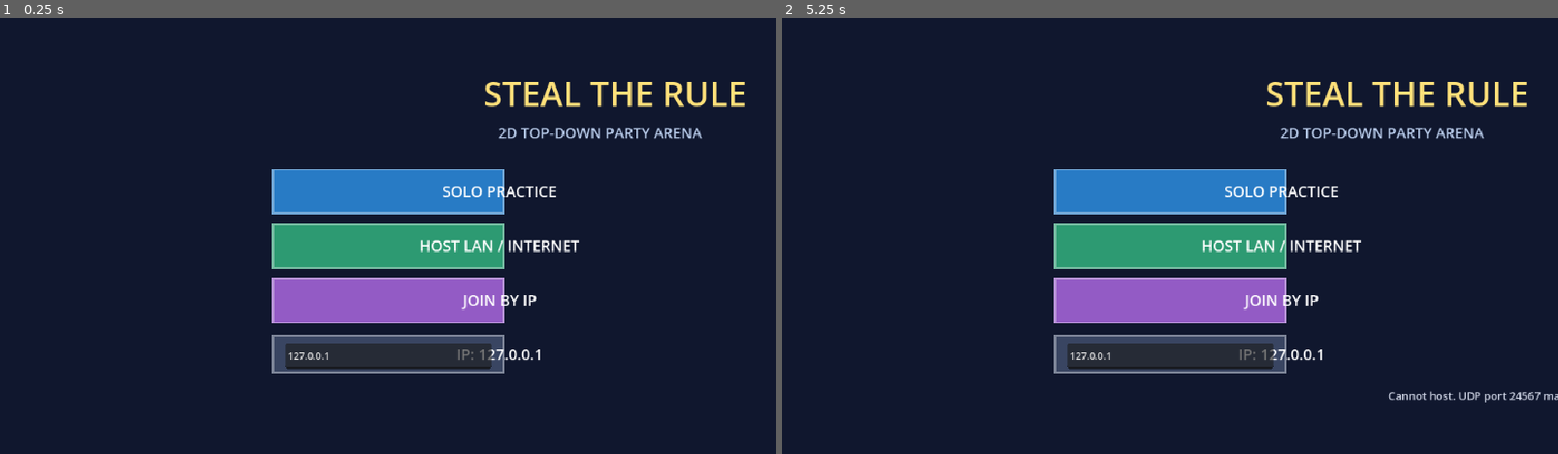
Above: before the commit, frames 1-2 (left to right).
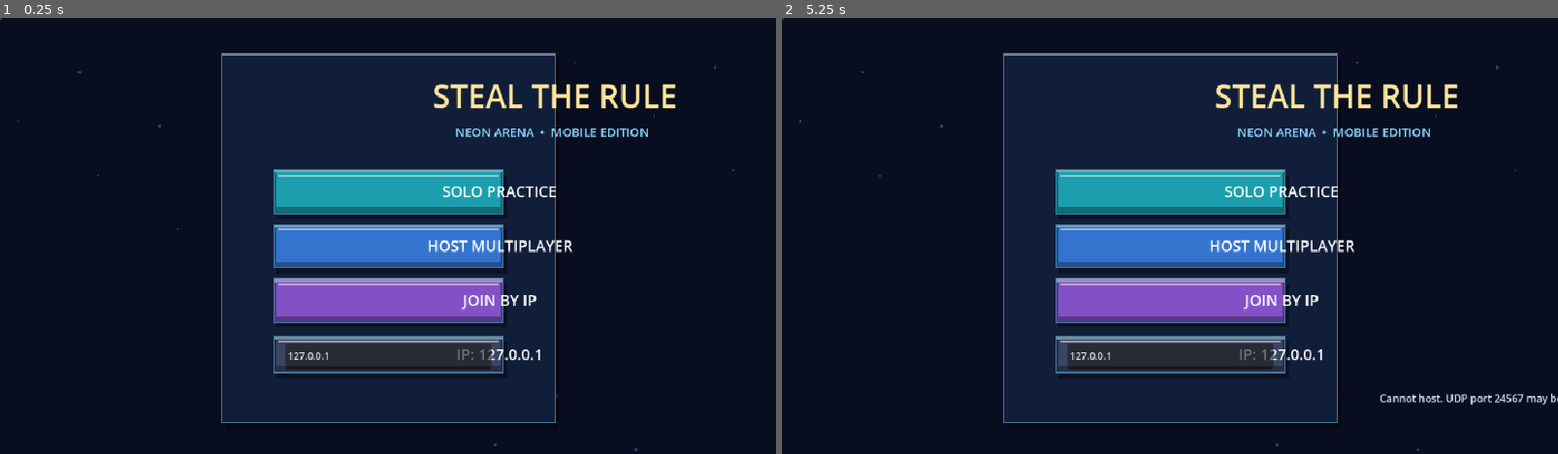
Above: after the commit, the same moments.

Repository: mohamedfikrey9/STR
Game: Godot game, scene res://main.tscn
The game is run twice, just before and just after one commit, with the same random seed, the same clock (stepped at 60 frames per second) and the same inputs.
Inputs (mouse positions are in pixels of both pictures, inside the frame that each line leads up to):
- Up to frame 1 (0.25 s): no input
- Up to frame 2 (5.25 s): tap Enter at 0.5, 0.6, 2, 3.5, 5.1 s; move the mouse to (1340, 214) at 0.52 s; hold Right (ui_right) 0.53-1.25 s; click (1340, 214) at 0.67 s; tap Space at 0.77, 1.25, 2.75, 3.77, 4.25 s; drag from (1014, 257) to (1131, 323) at 1.27 s; move the mouse to (1247, 140) at 2.02 s; hold Right (ui_right) 2.03-2.75 s; tap E at 2.1 s; drag from (1131, 323) to (937, 170) at 2.77 s; move the mouse to (1402, 301) at 3.52 s; hold Left (ui_left) 3.53-4.25 s; tap Backspace at 3.6 s; drag from (937, 170) to (1053, 127) at 4.27 s; move the mouse to (1208, 236) at 5.02 s; hold Down (ui_down) from 5.03 s (still down); click (1208, 236) at 5.17 s

The runs differ from the first frame. In frame 1, 12% of the frame differs, in the area x 0-96%, y 0-100%; in frame 2, 12%, in the area x 0-100%, y 0-100%.

Commit message:
Redesign arena, characters, buttons and HUD with layered pseudo-3D visuals

Diff:
--- a/scripts/main.gd
+++ b/scripts/main.gd
@@ -34,6 +34,8 @@
 var mouse_stick := false
 var last_winner := ""
 var random := RandomNumberGenerator.new()
+var visual_time := 0.0
+var touch_debug := ""
 
 func _ready() -> void:
     random.randomize()
@@ -55,6 +57,7 @@
     queue_redraw()
 
 func _process(delta: float) -> void:
+    visual_time += delta
     if mode == "play":
         if multiplayer.is_server() or multiplayer.multiplayer_peer == null:
             _simulate(delta)
@@ -370,6 +373,7 @@
         held_direction = (event.position - stick_pos).limit_length(70.0) / 70.0
 
 func _touch_down(pos: Vector2, index: int) -> void:
+    touch_debug = "Touch %d at %d,%d" % [index, int(pos.x), int(pos.y)]
     if mode == "menu":
         if Rect2(450, 250, 380, 72).has_point(pos):
             _practice()
@@ -410,89 +414,130 @@
     held_direction = Input.get_vector("ui_left", "ui_right", "ui_up", "ui_down")
 
 func _draw() -> void:
-    draw_rect(Rect2(0, 0, 1280, 720), Color("10172e"))
+    draw_rect(Rect2(0, 0, 1280, 720), Color("#080e20"))
+    for i in range(20):
+        var x := float(i * 131 % 1280)
+        var y := float(i * 89 % 720)
+        draw_circle(Vector2(x, y), 2.0 + sin(visual_time + float(i)) * 0.8, Color("#253e6d"))
     if mode == "menu":
-        _text("STEAL THE RULE", Vector2(640, 145), 56, Color("ffe17a"), HORIZONTAL_ALIGNMENT_CENTER, 750)
-        _text("2D TOP-DOWN PARTY ARENA", Vector2(640, 198), 24, Color("b6c9e8"), HORIZONTAL_ALIGNMENT_CENTER, 700)
-        _button(Rect2(450, 250, 380, 72), "SOLO PRACTICE", Color("287bc5"))
-        _button(Rect2(450, 340, 380, 72), "HOST LAN / INTERNET", Color("2d9a72"))
-        _button(Rect2(450, 430, 380, 72), "JOIN BY IP", Color("935bc5"))
-        _button(Rect2(450, 525, 380, 60), "IP: " + online_ip, Color("394562"))
-        _text(status, Vector2(640, 630), 18, Color("d2d8e8"), HORIZONTAL_ALIGNMENT_CENTER, 1100)
+        _panel(Rect2(365, 58, 550, 610), Color("#111e3a"))
+        _text("STEAL THE RULE", Vector2(640, 148), 52, Color("#ffe69b"), HORIZONTAL_ALIGNMENT_CENTER, 550)
+        _text("NEON ARENA  •  MOBILE EDITION", Vector2(640, 195), 20, Color("#8edaff"), HORIZONTAL_ALIGNMENT_CENTER, 540)
+        _button(Rect2(450, 250, 380, 72), "SOLO PRACTICE", Color("#1c9eae"))
+        _button(Rect2(450, 340, 380, 72), "HOST MULTIPLAYER", Color("#3474ce"))
+        _button(Rect2(450, 430, 380, 72), "JOIN BY IP", Color("#8351c5"))
+        _button(Rect2(450, 525, 380, 60), "IP: " + online_ip, Color("#394562"))
+        _text(status, Vector2(640, 634), 17, Color("#d2e5f9"), HORIZONTAL_ALIGNMENT_CENTER, 1050)
         return
     if mode == "lobby":
-        _text("WAITING ROOM", Vector2(640, 145), 46, Color("ffe17a"), HORIZONTAL_ALIGNMENT_CENTER, 800)
+        _panel(Rect2(345, 70, 590, 560), Color("#121e3a"))
+        _text("PLAYER LOBBY", Vector2(640, 145), 46, Color("#ffe69b"), HORIZONTAL_ALIGNMENT_CENTER, 800)
         _text("PLAYERS: %d / 4" % players.size(), Vector2(640, 230), 30, Color.WHITE, HORIZONTAL_ALIGNMENT_CENTER, 700)
         for id in players.keys():
             var p: Dictionary = players[id]
             var slot: int = p["slot"]
-            draw_circle(Vector2(485 + slot * 100, 320), 29, COLORS[slot])
-            _text("P%d" % (slot + 1), Vector2(485 + slot * 100, 327), 18, Color.WHITE, HORIZONTAL_ALIGNMENT_CENTER, 60)
+            _avatar(Vector2(485 + slot * 100, 325), COLORS[slot], slot, 1.1)
         if multiplayer.is_server():
-            _button(Rect2(450, 450, 380, 72), "START (2-4 PLAYERS)", Color("298e68"))
-        _button(Rect2(30, 640, 170, 55), "BACK", Color("47516a"))
-        _text(status, Vector2(640, 580), 18, Color("d0dbec"), HORIZONTAL_ALIGNMENT_CENTER, 1200)
+            _button(Rect2(450, 450, 380, 72), "START MATCH", Color("#249c80"))
+        _button(Rect2(30, 640, 170, 55), "BACK", Color("#47516a"))
+        _text(status, Vector2(640, 580), 18, Color("#d0dbec"), HORIZONTAL_ALIGNMENT_CENTER, 1200)
         return
     _draw_arena()
     _draw_hud()
     if mode == "end":
-        draw_rect(Rect2(280, 225, 720, 320), Color(0.07, 0.10, 0.20, 0.96))
-        _text("ROUND FINISHED", Vector2(640, 320), 42, Color("ffe17a"), HORIZONTAL_ALIGNMENT_CENTER, 680)
+        _panel(Rect2(280, 215, 720, 330), Color("#101b36"))
+        _text("ROUND FINISHED", Vector2(640, 320), 42, Color("#ffe17a"), HORIZONTAL_ALIGNMENT_CENTER, 680)
         _text(last_winner, Vector2(640, 385), 26, Color.WHITE, HORIZONTAL_ALIGNMENT_CENTER, 680)
-        _button(Rect2(440, 460, 400, 80), "PLAY AGAIN (HOST)", Color("327db5"))
+        _button(Rect2(440, 460, 400, 80), "PLAY AGAIN", Color("#327db5"))
+
+func _panel(rect: Rect2, tint: Color) -> void:
+    draw_rect(Rect2(rect.position + Vector2(6, 9), rect.size), Color(0, 0, 0, 0.38))
+    draw_rect(rect, tint)
+    draw_rect(Rect2(rect.position, Vector2(rect.size.x, 5)), tint.lightened(0.42))
+    draw_rect(rect, Color("#3b789d"), false, 2.0)
+
+func _avatar(pos: Vector2, tint: Color, slot: int, scale_factor: float = 1.0) -> void:
+    var bob := sin(visual_time * 3.5 + float(slot)) * 2.5
+    var p := pos + Vector2(0, bob)
+    draw_ellipse_placeholder(p + Vector2(0, 23) * scale_factor, 27.0 * scale_factor, 10.0 * scale_factor, Color(0, 0, 0, 0.5))
+    draw_circle(p + Vector2(0, 7) * scale_factor, 24.0 * scale_factor, tint.darkened(0.6))
+    draw_circle(p, 24.0 * scale_factor, tint)
+    draw_circle(p + Vector2(-7, -9) * scale_factor, 14.0 * scale_factor, tint.lightened(0.52))
+    draw_rect(Rect2(p + Vector2(-17, -4) * scale_factor, Vector2(34, 13) * scale_factor), Color("#12253d"))
+    draw_rect(Rect2(p + Vector2(-12, -2) * scale_factor, Vector2(24, 8) * scale_factor), Color("#9ffaff"))
+    draw_circle(p + Vector2(10, -14) * scale_factor, 3.5 * scale_factor, Color.WHITE)
+    _text("P%d" % (slot + 1), p + Vector2(0, -32) * scale_factor, 15, Color.WHITE, HORIZONTAL_ALIGNMENT_CENTER, 58)
+
+func draw_ellipse_placeholder(center: Vector2, rx: float, ry: float, tint: Color) -> void:
+    draw_set_transform(center, 0.0, Vector2(1.0, ry / rx))
+    draw_circle(Vector2.ZERO, rx, tint)
+    draw_set_transform(Vector2.ZERO)
 
 func _draw_arena() -> void:
-    draw_rect(ARENA.grow(10), Color("12d5ef"))
-    draw_rect(ARENA, Color("30395e"))
+    _panel(ARENA.grow(10), Color("#117f9d"))
+    draw_rect(ARENA, Color("#142744"))
     for x in range(int(ARENA.position.x), int(ARENA.end.x), 48):
-        draw_line(Vector2(x, ARENA.position.y), Vector2(x, ARENA.end.y), Color("465278"), 1)
+        draw_line(Vector2(x, ARENA.position.y), Vector2(x, ARENA.end.y), Color("#25405e"), 1)
     for y in range(int(ARENA.position.y), int(ARENA.end.y), 48):
-        draw_line(Vector2(ARENA.position.x, y), Vector2(ARENA.end.x, y), Color("465278"), 1)
+        draw_line(Vector2(ARENA.position.x, y), Vector2(ARENA.end.x, y), Color("#25405e"), 1)
+    for corner in [Vector2(284, 142), Vector2(997, 142), Vector2(284, 600), Vector2(997, 600)]:
+        draw_arc(corner, 14, 0, TAU, 24, Color("#5ad7f3"), 3)
     if active_rule == 2:
-        draw_rect(Rect2(420, 235, 90, 90), Color("e95c76"))
-        draw_rect(Rect2(785, 430, 90, 90), Color("e95c76"))
-    draw_circle(ARENA.get_center(), 63, Color("1396ad"))
-    draw_circle(ARENA.get_center(), 47, Color("142c4c"))
-    _text("RULE", ARENA.get_center() + Vector2(0, 8), 25, Color("f5cf69"), HORIZONTAL_ALIGNMENT_CENTER, 100)
+        for hole in [Rect2(420, 235, 90, 90), Rect2(785, 430, 90, 90)]:
+            draw_rect(hole, Color("#481b39"))
+            draw_rect(hole.grow(-5), Color("#101323"))
+            draw_rect(hole, Color("#f46a89"), false, 4)
+    draw_circle(ARENA.get_center(), 67, Color("#146d8c"))
+    draw_circle(ARENA.get_center(), 53, Color("#0b203b"))
+    draw_arc(ARENA.get_center(), 60, visual_time, visual_time + PI * 1.45, 48, Color("#48e7eb"), 5)
+    _text("RULE", ARENA.get_center() + Vector2(0, 8), 24, Color("#ffe39d"), HORIZONTAL_ALIGNMENT_CENTER, 110)
     for orb in energy:
-        draw_circle(orb, 13, Color("ffce4a"))
-        draw_circle(orb, 6, Color("fff2b4"))
+        var glow: float = 15.0 + sin(visual_time * 4.0 + orb.x) * 2.0
+        draw_circle(orb, glow + 7.0, Color(1, 0.7, 0.15, 0.12))
+        draw_circle(orb + Vector2(0, 3), 13, Color("#b76d21"))
+        draw_circle(orb, 12, Color("#ffca4d"))
+        draw_circle(orb + Vector2(-4, -5), 5, Color("#fff5c1"))
     if not rule_card.is_empty():
-        draw_rect(Rect2(rule_card["pos"] - Vector2(20, 24), Vector2(40, 48)), Color("d07bff"))
-        _text("?", rule_card["pos"] + Vector2(0, 8), 30, Color.WHITE, HORIZONTAL_ALIGNMENT_CENTER, 40)
+        var cp: Vector2 = rule_card["pos"]
+        _panel(Rect2(cp - Vector2(20, 25), Vector2(40, 50)), Color("#9a50d9"))
+        _text("?", cp + Vector2(0, 9), 30, Color.WHITE, HORIZONTAL_ALIGNMENT_CENTER, 40)
     for id in players.keys():
         var p: Dictionary = players[id]
-        var slot: int = p["slot"]
-        var position: Vector2 = p["pos"]
-        draw_circle(position + Vector2(3, 6), 23, Color(0.05, 0.08, 0.18, 0.6))
-        draw_circle(position, 21, COLORS[slot])
-        draw_circle(position + Vector2(5, -5), 9, Color("e4f6ff"))
-        _text("P%d" % (slot + 1), position + Vector2(0, -31), 17, Color.WHITE, HORIZONTAL_ALIGNMENT_CENTER, 55)
+        _avatar(p["pos"], COLORS[int(p["slot"])], int(p["slot"]))
 
 func _draw_hud() -> void:
     for id in players.keys():
         var p: Dictionary = players[id]
         var slot: int = p["slot"]
         var x := 22.0 + slot * 245.0
-        draw_rect(Rect2(x, 15, 230, 75), COLORS[slot].darkened(0.65))
-        _text("P%d   %d pts" % [slot + 1, int(p["score"])], Vector2(x + 115, 63), 24, Color.WHITE, HORIZONTAL_ALIGNMENT_CENTER, 215)
-    _text("%02d:%02d" % [int(ceil(round_left)) / 60, int(ceil(round_left)) % 60], Vector2(1135, 66), 40, Color("ffe17a"), HORIZONTAL_ALIGNMENT_CENTER, 250)
-    draw_circle(stick_pos, 89, Color(0.24, 0.38, 0.63, 0.45))
-    draw_arc(stick_pos, 86, 0, TAU, 64, Color("7aa5ed"), 3)
-    draw_circle(stick_pos + held_direction * 46.0, 43, Color("4296ff"))
-    draw_circle(Vector2(1150, 560), 73, Color("edb544"))
-    draw_circle(Vector2(1150, 395), 62, Color("d85875"))
-    _text("LAW", Vector2(1150, 572), 27, Color("1b2036"), HORIZONTAL_ALIGNMENT_CENTER, 135)
-    _text("STEAL", Vector2(1150, 404), 24, Color.WHITE, HORIZONTAL_ALIGNMENT_CENTER, 125)
+        _panel(Rect2(x, 15, 230, 75), COLORS[slot].darkened(0.72))
+        _text("P%d  •  %d PTS" % [slot + 1, int(p["score"])], Vector2(x + 115, 62), 23, Color.WHITE, HORIZONTAL_ALIGNMENT_CENTER, 215)
+    _text("%02d:%02d" % [int(ceil(round_left)) / 60, int(ceil(round_left)) % 60], Vector2(1135, 66), 39, Color("#ffe69b"), HORIZONTAL_ALIGNMENT_CENTER, 250)
+    draw_circle(stick_pos, 91, Color(0.14, 0.29, 0.49, 0.6))
+    draw_arc(stick_pos, 86, 0, TAU, 64, Color("#5ed9ff"), 4)
+    draw_circle(stick_pos + held_direction * 46.0 + Vector2(0, 5), 44, Color("#145074"))
+    draw_circle(stick_pos + held_direction * 46.0, 40, Color("#3ac3f5"))
+    draw_circle(stick_pos + held_direction * 46.0 + Vector2(-11, -12), 14, Color("#a3f4ff"))
+    _action_disc(Vector2(1150, 560), 73, Color("#eeb64a"), "LAW")
+    _action_disc(Vector2(1150, 395), 62, Color("#ed5b88"), "STEAL")
     var my_id := multiplayer.get_unique_id()
     if players.has(my_id):
         var held: int = players[my_id]["held"]
-        _text("HELD: " + (RULE_NAMES[held] if held >= 0 else "NONE"), Vector2(25, 675), 22, Color("ffe5a1"))
-    _text("ACTIVE: " + (RULE_NAMES[active_rule] if active_rule >= 0 else "NONE"), Vector2(475, 675), 22, Color("b5edff"))
+        _text("CARD: " + (RULE_NAMES[held] if held >= 0 else "NONE"), Vector2(260, 674), 21, Color("#ffe5a1"))
+    _text("ACTIVE: " + (RULE_NAMES[active_rule] if active_rule >= 0 else "NONE"), Vector2(650, 674), 21, Color("#b5edff"))
+    _text(touch_debug, Vector2(265, 704), 13, Color("#7097b5"))
+
+func _action_disc(center: Vector2, radius: float, tint: Color, label: String) -> void:
+    draw_circle(center + Vector2(0, 8), radius, tint.darkened(0.7))
+    draw_circle(center, radius, tint)
+    draw_circle(center + Vector2(-radius * 0.25, -radius * 0.33), radius * 0.43, Color(1, 1, 1, 0.2))
+    draw_arc(center, radius - 7, PI * 1.05, PI * 1.95, 36, Color(1, 1, 1, 0.65), 4)
+    _text(label, center + Vector2(0, 10), 25, Color("#122038"), HORIZONTAL_ALIGNMENT_CENTER, int(radius * 2))
 
 func _button(rect: Rect2, label: String, color: Color) -> void:
-    draw_rect(rect, color)
-    draw_rect(rect, color.lightened(0.35), false, 3)
+    _panel(rect, color.darkened(0.32))
+    draw_rect(Rect2(rect.position + Vector2(5, 5), rect.size - Vector2(10, 15)), color)
+    draw_rect(Rect2(rect.position + Vector2(8, 7), Vector2(rect.size.x - 16, 4)), color.lightened(0.45))
     _text(label, rect.position + Vector2(rect.size.x / 2.0, rect.size.y / 2.0 + 9), 25, Color.WHITE, HORIZONTAL_ALIGNMENT_CENTER, int(rect.size.x - 12))
 
 func _text(value: String, pos: Vector2, size: int = 22, color: Color = Color.WHITE, alignment: HorizontalAlignment = HORIZONTAL_ALIGNMENT_LEFT, width: int = -1) -> void:
